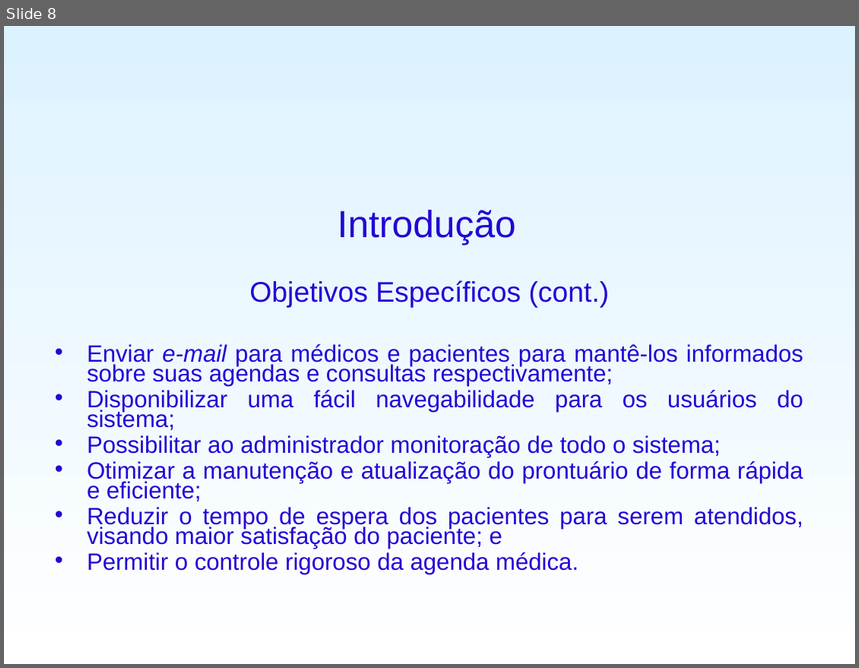
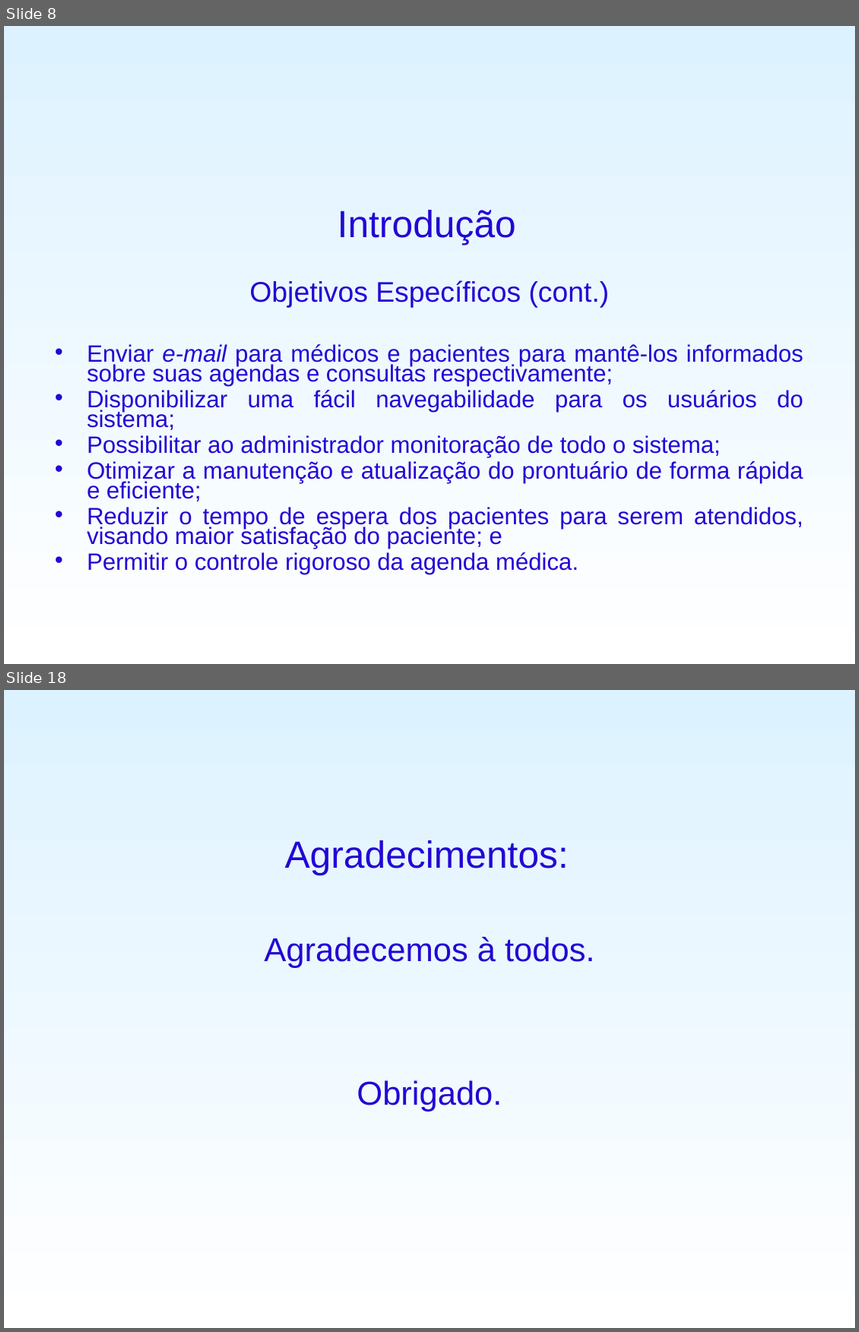
Before and after one commit to fygarciaj/spammichelangelo, a slide deck: SisPAM/PreProjeto/ApresentaçãoTCC.ppt. Shown one above the other, each under a label of ours: slide 8 before the commit, slides 8 and 18 after it; the slides between them are not shown. The pictures are 859x668 and 859x1332 pixels, drawn with LibreOffice and Linux fonts; fonts in the diff are those of the drawing; background and template pictures are left out. Boxes give left, top, right and bottom in pixels: in the first picture for what was removed or moved away, otherwise in the second. Text is boxed around its words. In the diff, an @@ line names an element or a change of style, - is before the commit and + after.

```diff
--- a/SisPAM/PreProjeto/ApresentaçãoTCC.ppt
+++ b/SisPAM/PreProjeto/ApresentaçãoTCC.ppt
@@ slide 18 added at (4, 690, 855, 1328), background gradient #DDF2FF to #FFFFFF @@
@@ title added at (285, 840, 569, 875), 32 pt, text #2306D4 @@
+Agradecimentos:
@@ text added at (264, 937, 595, 1112), 28 pt, text #2306D4 @@
+Agradecemos à todos.
+Obrigado.
```
Also in this commit, not shown: 9 other slides added, 1 slide removed, 1 other file.
